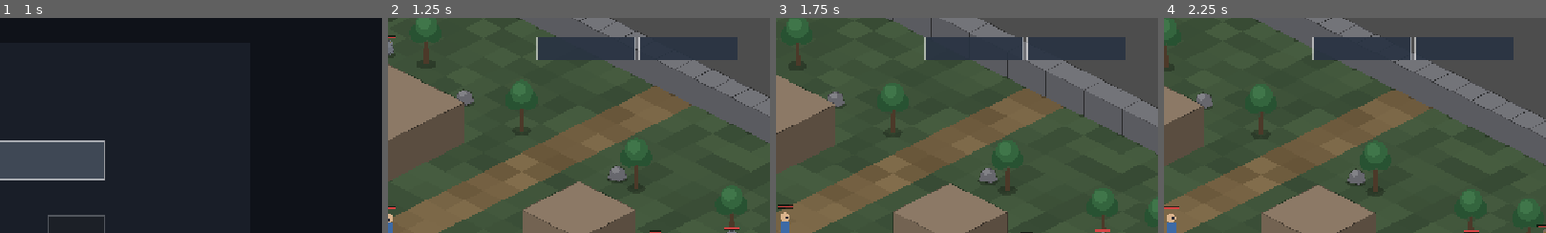
Above: before the commit, frames 1-4 (left to right).
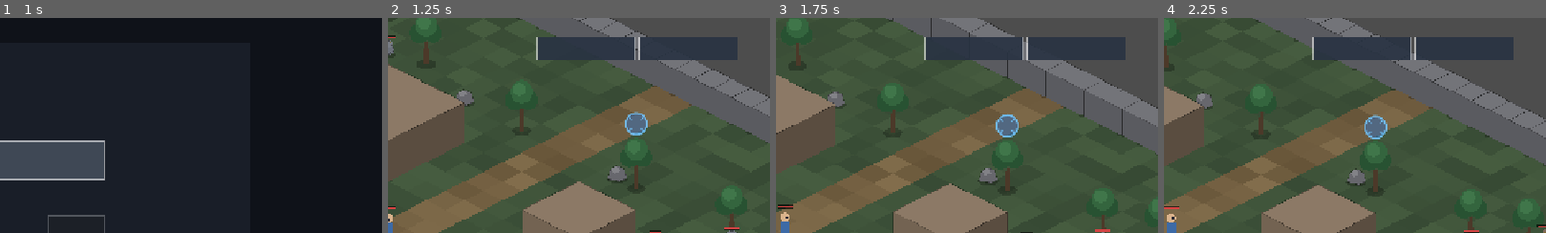
Above: after the commit, the same moments.

Repository: gbcmikeblue/game_qy2
Game: Godot game, scene res://scenes/ui/main_menu.tscn
Two runs of this game, one before a commit and one after it. Both use one fixed random seed, a clock stepped at 60 frames per second and the inputs below.
Inputs (mouse positions are % of the whole screen's width and height, from its top left):
- Up to frame 1 (1 s): tap Enter at 0.5 s; drag from (50, 35) to (60, 28) at 0.52 s
- Up to frame 2 (1.25 s): no input
- Up to frame 3 (1.75 s): drag from (13, 76) to (45, 70) at 1.27 s
- Up to frame 4 (2.25 s): move the mouse to (87, 77) at 2.02 s; hold D (move_right) from 2.03 s (still down); tap I at 2.1 s; click (87, 77) at 2.17 s
The pictures show only the part of the screen within x 50-100%, y 2-52%; the shares and areas given below are measured in that part.

Frame 1 is identical in both runs. In frame 2, 0.5% of the frame differs, in the area x 62-68%, y 43-55%; in frame 3, 0.5%; in frame 4, 0.5%, in the area x 52-59%, y 44-57%.

Commit message:
阶段D-B2：传送点（踩上去换图）
新增 PortalNode：按距离判定触发（不用 Area2D，验收里直接摆位也成立），建图后 0.6s 武装、触发后自锁，画面为程序化圆环+四段标记。

地图 JSON 增加 portals（u/v/target/tu/tv），test_map 负责摆放；两张图各有一个互通的门。main 监听 portal_entered 统一换图，并加 0.8s 传送免疫，避免落点靠近门口时来回弹。

stage_c_check 新增 5 条断言（传送点数量、目标非当前图、踩上后切图、落点偏差、换图后不被弹回），144 → 149 条；8 套 656 条全绿。

Diff:
--- a/autoload/event_bus.gd
+++ b/autoload/event_bus.gd
@@ -25,6 +25,8 @@
 signal level_changed(level: int, exp: int)
 ## 地面上拾取到物品（飘字与音效入口）。
 signal item_picked_up(item_id: String, qty: int)
+## 走进传送点：由 PortalNode 发出，main 负责真正的换图。
+signal portal_entered(target_map: String, target_cell: Vector2i)
 ## 敌人被击杀（带世界坐标）：掉落服务据此生成地面物并结算金币/经验。
 ## 与 enemy_died 的分工：enemy_died 只给 id（统计/任务用），本信号带位置（掉落用）。
 signal enemy_defeated(enemy_id: String, world_position: Vector2)
--- a/data/maps/test_map_01.json
+++ b/data/maps/test_map_01.json
@@ -4,6 +4,9 @@
   "grid_size": [32, 32],
   "road_u": [15, 16],
   "player_spawn": [16, 16],
+  "portals": [
+    { "u": 16, "v": 3, "target": "test_map_02", "tu": 10, "tv": 14 }
+  ],
   "props": [
     { "type": "building", "u": 9, "v": 9, "w": 4, "h": 4 },
     { "type": "building", "u": 20, "v": 10, "w": 3, "h": 3 },
--- a/data/maps/test_map_02.json
+++ b/data/maps/test_map_02.json
@@ -4,6 +4,9 @@
   "grid_size": [20, 20],
   "road_u": [9, 10],
   "player_spawn": [10, 10],
+  "portals": [
+    { "u": 10, "v": 12, "target": "test_map_01", "tu": 16, "tv": 5 }
+  ],
   "props": [
     { "type": "building", "u": 5, "v": 5, "w": 3, "h": 3 },
     { "type": "building", "u": 13, "v": 6, "w": 3, "h": 4 },
--- a/scripts/boot/main.gd
+++ b/scripts/boot/main.gd
@@ -19,6 +19,10 @@
 var world_view
 var world: SubViewport
 var loot_service: Node
+
+## 换图/读档后的短暂"传送免疫"，避免落点就在传送点上时立刻又被传走。
+const PORTAL_GRACE := 0.8
+var _portal_grace := 0.0
 
 
 func _ready() -> void:
@@ -56,11 +60,17 @@
 	SaveService.current_map_id = String(map.map_id)
 	SaveService.map_switcher = switch_map
 
+	# 走进传送点由 main 统一换图：地图只负责摆放与发信号。
+	EventBus.portal_entered.connect(_on_portal_entered)
+
 	# 主菜单选了「读取存档」：等玩家、地图、HUD 都就绪后再恢复，
 	# 否则位置与血量会写到还不存在的节点上。
 	var pending := SaveService.consume_pending_slot()
-	if pending > 0 and not SaveService.load_slot(pending):
-		push_warning("读档失败（槽 %d），按新游戏继续" % pending)
+	if pending > 0:
+		if SaveService.load_slot(pending):
+			_portal_grace = PORTAL_GRACE
+		else:
+			push_warning("读档失败（槽 %d），按新游戏继续" % pending)
 
 
 ## 换图：保留玩家节点与状态，只重建地图，并把依赖地图的引用重新接上
@@ -97,6 +107,20 @@
 func _exit_tree() -> void:
 	if DisplayAdapter.layout_changed.is_connected(_apply_layout):
 		DisplayAdapter.layout_changed.disconnect(_apply_layout)
+	if EventBus.portal_entered.is_connected(_on_portal_entered):
+		EventBus.portal_entered.disconnect(_on_portal_entered)
+
+
+func _process(delta: float) -> void:
+	_portal_grace = maxf(0.0, _portal_grace - delta)
+
+
+## 传送点触发：换到目标地图与落点，并给一小段免疫，避免在门口来回弹。
+func _on_portal_entered(target_map: String, target_cell: Vector2i) -> void:
+	if _portal_grace > 0.0:
+		return
+	if switch_map(target_map, target_cell):
+		_portal_grace = PORTAL_GRACE
 
 
 func _build_world_view() -> void:
--- /dev/null
+++ b/scripts/maps/portal_node.gd
@@ -0,0 +1,72 @@
+class_name PortalNode
+extends Node2D
+
+## 传送点：玩家走进半径内即触发一次换图请求。
+##
+## 触发条件是「距离」而不是 Area2D 重叠：验收里玩家是直接摆位的，
+## 距离判定同样成立，也不需要额外的物理层配置。
+## 触发后自身进入已触发状态，避免同一帧内重复发信号（换图由 main 负责）。
+
+const TRIGGER_RADIUS := 24.0
+## 建图后先等一小会儿再武装，防止「落点就在传送点上」导致立刻又传走。
+const ARM_DELAY := 0.6
+
+const RING_COLOR := Color(0.45, 0.78, 1.0, 0.85)
+const CORE_COLOR := Color(0.20, 0.42, 0.70, 0.55)
+const USED_COLOR := Color(0.45, 0.78, 1.0, 0.25)
+
+var target_map := ""
+var target_cell := Vector2i.ZERO
+
+var _cooldown := ARM_DELAY
+var _used := false
+
+
+func setup(p_target_map: String, p_target_cell: Vector2i) -> void:
+	target_map = p_target_map
+	target_cell = p_target_cell
+	queue_redraw()
+
+
+func _ready() -> void:
+	add_to_group("portals")
+	z_index = -2
+
+
+func _process(delta: float) -> void:
+	_cooldown = maxf(0.0, _cooldown - delta)
+	if _used or _cooldown > 0.0:
+		return
+	var player := GameManager.get_player()
+	if player == null or not is_instance_valid(player):
+		return
+	if global_position.distance_to(player.global_position) > TRIGGER_RADIUS:
+		return
+	_used = true
+	queue_redraw()
+	EventBus.portal_entered.emit(target_map, target_cell)
+
+
+## 允许再次触发（换图回来后由 main 统一重置）。
+func rearm(delay := ARM_DELAY) -> void:
+	_used = false
+	_cooldown = delay
+	queue_redraw()
+
+
+func is_triggered() -> bool:
+	return _used
+
+
+func _draw() -> void:
+	var color := USED_COLOR if _used else RING_COLOR
+	draw_circle(Vector2.ZERO, 18.0, CORE_COLOR)
+	draw_arc(Vector2.ZERO, 18.0, 0.0, TAU, 24, color, 3.0, true)
+	if _used:
+		return
+	# 四段短弧表示"可以进入"，避免和地面装饰混淆。
+	for i in 4:
+		var angle := float(i) * TAU / 4.0 + TAU / 8.0
+		var from := Vector2(cos(angle), sin(angle)) * 11.0
+		var to := Vector2(cos(angle), sin(angle)) * 15.0
+		draw_line(from, to, color, 2.0, true)
--- a/scripts/maps/test_map.gd
+++ b/scripts/maps/test_map.gd
@@ -17,6 +17,7 @@
 var _entities: Node2D
 var _prop_defs: Array = []
 var _enemy_defs: Array = []
+var _portal_defs: Array = []
 var _blocked: Dictionary = {}
 var _pathfinder: GridPathfinder
 
@@ -27,6 +28,7 @@
 	_build_entities_root()
 	_build_walls()
 	_build_props()
+	_build_portals()
 	_build_enemies()
 
 
@@ -118,6 +120,20 @@
 		_spawn_prop(kind, cell, footprint)
 
 
+## 传送点：数据里一个 {u, v, target, tu, tv} 就是一座"门"。
+## 触发逻辑在 PortalNode 自己（按距离判定），这里只负责摆放。
+func _build_portals() -> void:
+	for entry: Dictionary in _portal_defs:
+		var target := String(entry.get("target", ""))
+		if target.is_empty():
+			push_warning("传送点缺少 target：%s" % str(entry))
+			continue
+		var portal := PortalNode.new()
+		portal.setup(target, Vector2i(int(entry.get("tu", 0)), int(entry.get("tv", 0))))
+		portal.position = Iso.grid_to_world(Vector2i(int(entry.get("u", 0)), int(entry.get("v", 0))))
+		_entities.add_child(portal)
+
+
 func _build_enemies() -> void:
 	for entry: Dictionary in _enemy_defs:
 		var type_id := String(entry.get("type", ""))
@@ -161,3 +177,4 @@
 	player_spawn = Vector2i(int(spawn[0]), int(spawn[1]))
 	_prop_defs = _map_data.get("props", [])
 	_enemy_defs = _map_data.get("enemies", [])
+	_portal_defs = _map_data.get("portals", [])
--- a/tests/stage_c_check.gd
+++ b/tests/stage_c_check.gd
@@ -56,6 +56,7 @@
 	await _test_save_panel()
 	await _test_main_menu()
 	await _test_multi_map()
+	await _test_portals()
 	SaveService.autosave_enabled = true
 	InventoryService.reset()
 	_report()
@@ -725,6 +726,56 @@
 	InventoryService.reset()
 
 
+# ---------------- 传送点：踩上去换图 / 落点正确 / 不回弹 ----------------
+
+func _test_portals() -> void:
+	InventoryService.reset()
+	var game = GAME_SCENE.instantiate()
+	add_child(game)
+	await get_tree().process_frame
+
+	var portals: Array[Node] = []
+	for node: Node in game.map.get_entity_root().get_children():
+		if node is PortalNode:
+			portals.append(node)
+	_check(portals.size() == 1, "test_map_01 有 1 个传送点（实际 %d）" % portals.size())
+	if portals.is_empty():
+		GameManager.player = null
+		remove_child(game)
+		game.queue_free()
+		return
+
+	var portal := portals[0] as PortalNode
+	var target_id := portal.target_map
+	var target_cell := portal.target_cell
+	_check(String(game.map.map_id) != target_id, "传送目标不是当前地图（%s）" % target_id)
+
+	# 站到传送点中心，等过了武装时间自动触发。
+	var hero = GameManager.player
+	hero.global_position = portal.global_position
+	for i in 90:
+		await get_tree().physics_frame
+		if String(game.map.map_id) == target_id:
+			break
+	_check(String(game.map.map_id) == target_id,
+			"踩上传送点后切到目标地图（当前 %s）" % game.map.map_id)
+
+	var offset: float = hero.global_position.distance_to(Iso.grid_to_world(target_cell))
+	_check(offset < 2.0, "落在目标落点（偏差 %.1f）" % offset)
+
+	# 落点故意与目标图的传送点隔开两格，且 main 有免疫窗口：不应立刻被弹回。
+	for i in 5:
+		await get_tree().physics_frame
+	_check(String(game.map.map_id) == target_id, "换图后没有被立刻弹回")
+
+	SaveService.map_switcher = Callable()
+	GameManager.player = null
+	remove_child(game)
+	game.queue_free()
+	await get_tree().process_frame
+	InventoryService.reset()
+
+
 func _make_entry(item_id: StringName, chance: float, low: int, high: int) -> LootEntry:
 	var entry := LootEntry.new()
 	entry.item = ItemRegistry.get_item(item_id)
Not shown, added: scripts/maps/portal_node.gd.uid
